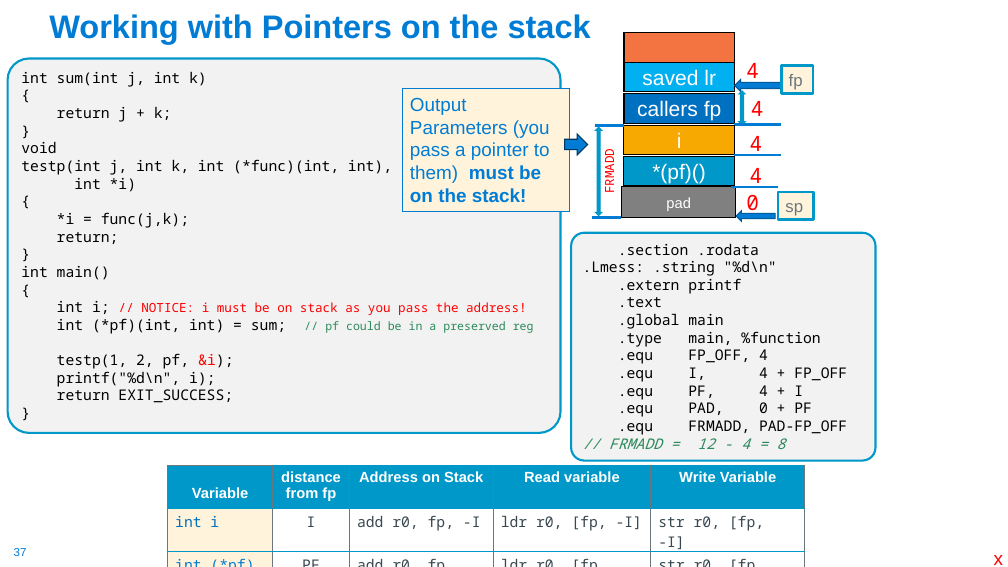
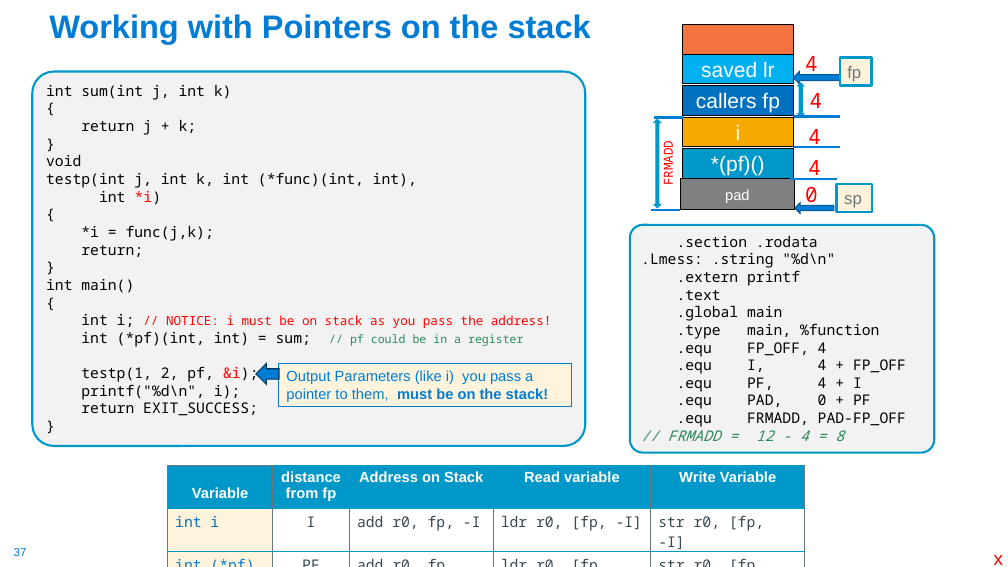
Before and after one commit to cse30-sp24/Muller-Slides, a slide deck: slide 37 of Lecture-17.pptx. Drawn at 1008x567 pixels with LibreOffice and Linux fonts; fonts in the diff are those of the drawing. Boxes give left, top, right and bottom in pixels: in the first picture for what was removed or moved away, otherwise in the second. Text is boxed around its words. In the diff, an @@ line names an element or a change of style, - is before the commit and + after.

```diff
--- a/Lecture-17.pptx
+++ b/Lecture-17.pptx
@@ rounded rectangle "int sum(int j, int k)": place and size @@
-rounded rectangle "int sum(int j, int k)" at (8,58,560,433)
+rounded rectangle "int sum(int j, int k)" at (33,72,585,446)
@@ left arrow: place and size @@
-left arrow at (735,79,782,91)
+left arrow at (793,72,840,84)
@@ text "4": place and size @@
-text "4" at (751,101,764,116)
+text "4" at (810,93,823,108)
@@ text in rounded rectangle at (99,191,162,205): text colour #000000 to #FF0000 in "*i)" @@
@@ 8 rectangles, 6 lines, 5 texts, 2 up down arrows, 1 rounded rectangle, 1 left arrow: place and size @@
-8 rectangles, 6 lines, 5 texts, 2 up down arrows, 1 rounded rectangle, 1 left arrow at (572,33,876,461)
+8 rectangles, 6 lines, 5 texts, 2 up down arrows, 1 rounded rectangle, 1 left arrow at (630,25,935,452)
@@ text in rounded rectangle at (81,331,524,347): text changed; size 11 to 14 pt; text colour #2C895B to #000000 @@
-int (*pf)(int, int) = sum; // pf could be in a preserved reg
+int (*pf)(int, int) = sum; // pf could be in a register
@@ right arrow at (256,364,280,385): rotation 0 to 180 degrees @@
@@ rectangle "Output Parameters (like i) you ...": place and size @@
-rectangle "Output Parameters (like i) you ..." at (402,89,570,212)
+rectangle "Output Parameters (like i) you ..." at (279,364,572,407)
@@ text in rectangle at (286,370,549,402): text changed; size 18 to 14 pt @@
-Output Parameters (you pass a pointer to them) must be on the stack!
+Output Parameters (like i) you pass a pointer to them, must be on the stack!
```
Also in this commit, not shown: 2 other slides changed, 3 other files.
